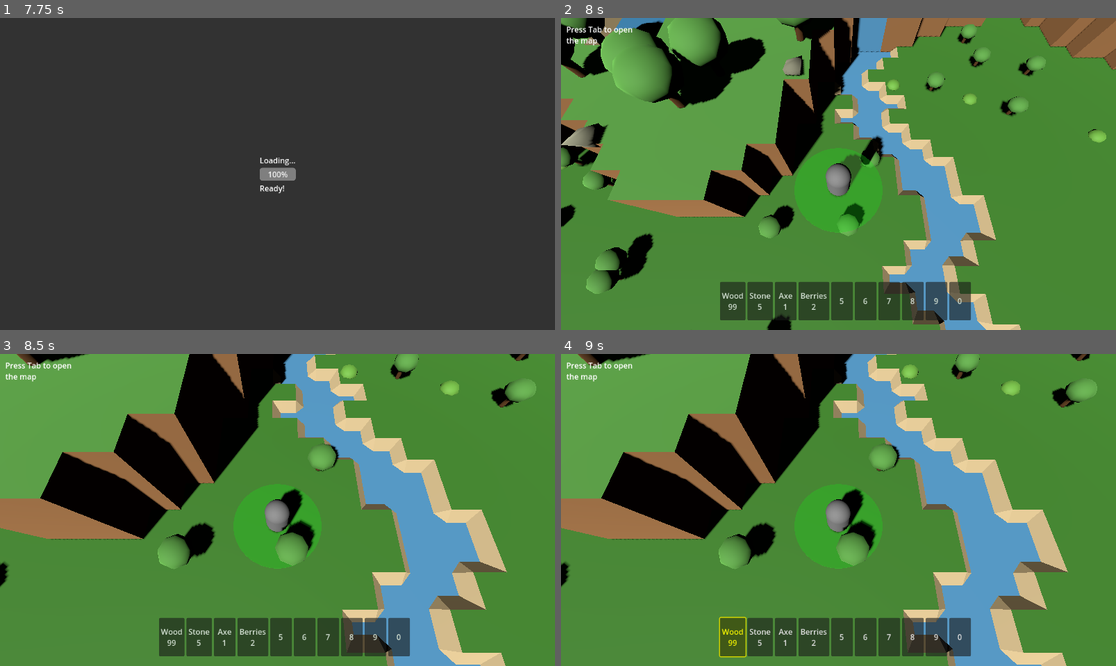
Above: before the commit, frames 1-4 (two rows, left to right).
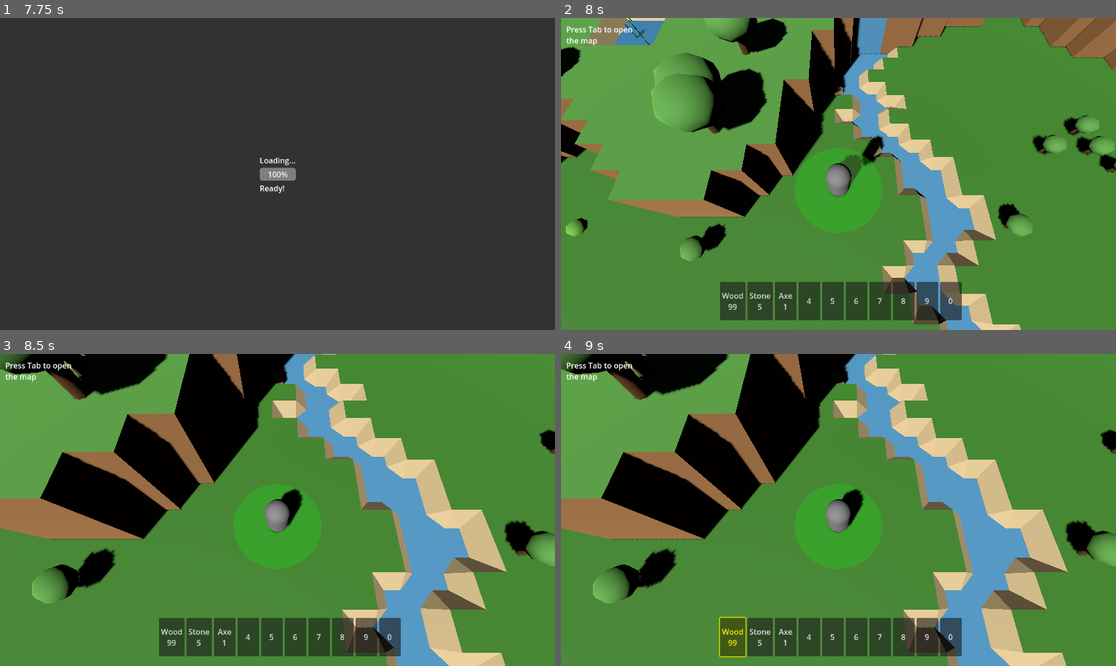
Above: after the commit, the same moments.

Repository: D1g1talfart/IslandGame
Game: Godot game, scene res://Main.tscn
Same seed, same stepped clock (60 frames per second), same inputs: the game is played once before the commit and once after it.
Inputs (mouse positions are in pixels of both pictures, inside the frame that each line leads up to):
- Up to frame 1 (7.75 s): click "New Island" at 0.5 s; tap Enter (ui_accept) at 1.25, 1.52, 1.82, 2, 3.5, 4.25, 5.75, 7.52 s; move the mouse to (399, 158) at 1.27 s; hold D (move_right) 1.28-2 s; tap F at 1.35, 5.85 s; click (399, 158) at 1.42 s; tap T at 1.55, 6.05 s; drag from (166, 189) to (249, 236) at 2.02 s; move the mouse to (333, 105) at 2.77 s; hold D (move_right) 2.78-3.5 s; tap Y at 2.85, 7.35 s; tap U at 3.05, 7.55 s; drag from (249, 236) to (111, 127) at 3.52 s; move the mouse to (444, 220) at 4.27 s; hold A (move_left) 4.28-5 s; hold Enter (ui_accept) 4.28-5 s; tap E at 4.35 s; drag from (111, 127) to (194, 96) at 5.02 s; move the mouse to (305, 174) at 5.77 s; hold S (move_backward) 5.78-6.5 s; click (305, 174) at 5.92 s; drag from (194, 96) to (166, 189) at 6.52 s; move the mouse to (399, 158) at 7.27 s; hold W (move_forward) from 7.28 s (still down)
- Up to frame 2 (8 s): keep holding W (move_forward); tap Enter (ui_accept) at 7.82 s
- Up to frame 3 (8.5 s): release W (move_forward) at 8 s; drag from (166, 525) to (249, 572) at 8.02 s
- Up to frame 4 (9 s): click "Wood 99" at 8.75 s

Frame 1 is identical in both runs. In frame 2, 16% of the frame differs, in the area x 0-100%, y 0-100%; in frame 3, 10%; in frame 4, 10%.

Commit message:
fixed desync between resource spawning and resource displaying resource collection system finished

Diff:
--- a/Gameworld.tscn
+++ b/Gameworld.tscn
@@ -197,7 +197,6 @@
 
 [node name="3D Renderer" type="Node3D" parent="."]
 script = ExtResource("26_f6w76")
-water_level_offset = -0.35
 
 [node name="Camera Controller" type="Node3D" parent="."]
 script = ExtResource("27_2xuep")
--- a/player.gd
+++ b/player.gd
@@ -216,6 +216,64 @@
 	if event.is_action_pressed("ui_accept") or (event is InputEventKey and event.pressed and event.keycode == KEY_E):
 		try_gather_resource()
 
+	if event is InputEventKey and event.pressed and event.keycode == KEY_F:
+		debug_resource_collection()
+
+	# Press T to see what resources the terrain manager thinks are nearby
+	if event is InputEventKey and event.pressed and event.keycode == KEY_T:
+		debug_terrain_resources()
+
+	if event is InputEventKey and event.pressed and event.keycode == KEY_Y:
+		if terrain_manager:
+			terrain_manager.sync_with_visual_spawner()
+
+	# Press U to force full resync (nuclear option)
+	if event is InputEventKey and event.pressed and event.keycode == KEY_U:
+		if terrain_manager:
+			terrain_manager.force_full_resync()
+
+func debug_resource_collection():
+	"""Debug what resources are nearby and why collection might fail"""
+	print("\n=== RESOURCE COLLECTION DEBUG ===")
+	print("Player position: ", global_position)
+
+	if not terrain_manager:
+		print("ERROR: No terrain manager!")
+		return
+
+	# Check resources in increasing ranges
+	var ranges = [1.0, 2.0, 3.0, 5.0, 10.0]
+	for range_val in ranges:
+		var nearby = terrain_manager.get_resources_near_position(global_position, range_val)
+		print("Range ", range_val, "m: ", nearby.size(), " resources")
+
+		for resource in nearby:
+			var distance = global_position.distance_to(resource.world_pos)
+			print("  - ", resource.type, " at ", resource.world_pos, " (", "%.2f" % distance, "m away)")
+
+	# Check what the visual spawner thinks
+	var resource_spawner = get_node_or_null("../ResourceSpawner")
+	if resource_spawner:
+		var visual_nearby = resource_spawner.get_resources_near_position(global_position, 5.0)
+		print("Visual resources in 5m: ", visual_nearby.size())
+		for visual in visual_nearby:
+			var distance = global_position.distance_to(visual.world_pos)
+			print("  - Visual ", visual.type, " at ", visual.world_pos, " (", "%.2f" % distance, "m away)")
+
+func debug_terrain_resources():
+	"""Debug terrain manager resource data"""
+	if not terrain_manager:
+		return
+
+	print("\n=== TERRAIN MANAGER RESOURCE DATA ===")
+	print("Total spawned resources: ", terrain_manager.spawned_resources.size())
+
+	# Show first few resources
+	for i in range(min(5, terrain_manager.spawned_resources.size())):
+		var res = terrain_manager.spawned_resources[i]
+		var distance = global_position.distance_to(res.world_pos)
+		print(i, ": ", res.type, " at ", res.world_pos, " (", "%.2f" % distance, "m away)")
+
 func toggle_terrain_debug():
 	"""Toggle terrain debug info"""
 	show_terrain_debug = !show_terrain_debug
@@ -280,51 +338,67 @@
 		print("No resources nearby")
 
 func try_gather_resource():
-	"""Gather resources when pressing E - IMPROVED VERSION"""
+	"""Gather resources when pressing E - FIXED VERSION"""
 	if not terrain_manager:
 		print("No terrain manager - can't collect resources")
 		return
 
-	var nearby_resources = terrain_manager.get_resources_near_position(global_position, 3.0)
+	print("\n--- Attempting to collect resource ---")
+	print("Player at: ", global_position)
+
+	# Use a more generous search range first
+	var search_range = 5.0
+	var collect_range = 2.5  # Actual collection range
+
+	var nearby_resources = terrain_manager.get_resources_near_position(global_position, search_range)
+	print("Found ", nearby_resources.size(), " resources within ", search_range, "m")
 
 	if nearby_resources.size() == 0:
-		print("No resources nearby to collect")
-		return
-
-	# Find closest resource
-	var closest_resource = null
-	var closest_distance = 999.0
+		print("No resources found nearby")
+		return
+
+	# Find closest collectible resource
+	var collectible_resources = []
 
 	for resource in nearby_resources:
 		var distance = global_position.distance_to(resource.world_pos)
-		if distance < closest_distance:
-			closest_distance = distance
-			closest_resource = resource
-
-	# Collect the closest resource
-	if closest_resource and closest_distance < 3.0:
-		print("Collecting ", closest_resource.type, " at distance ", "%.1f" % closest_distance, "m")
-		var drops = terrain_manager.collect_resource(closest_resource)
-
-		# Add all drops to inventory
-		var total_items_added = 0
-		var items_collected = []
-
-		for drop in drops:
-			if $InventoryManager.add_item(drop.item, "resource", drop.amount):
-				total_items_added += drop.amount
-				items_collected.append(str(drop.amount) + " " + drop.item)
-				print("+ ", drop.amount, " ", drop.item)
-			else:
-				print("Inventory full - couldn't collect ", drop.item)
-
-		if total_items_added > 0:
-			print("✓ Collected: ", ", ".join(items_collected))
+		print("Resource ", resource.type, " at distance ", "%.2f" % distance, "m")
+
+		if distance <= collect_range:
+			collectible_resources.append({
+				"resource": resource,
+				"distance": distance
+			})
+
+	if collectible_resources.size() == 0:
+		print("No resources within collection range (", collect_range, "m)")
+		print("Closest resource is ", "%.2f" % nearby_resources.map(func(r): return global_position.distance_to(r.world_pos)).min(), "m away")
+		return
+
+	# Sort by distance and take closest
+	collectible_resources.sort_custom(func(a, b): return a.distance < b.distance)
+	var closest = collectible_resources[0].resource
+
+	print("Collecting closest resource: ", closest.type, " at ", "%.2f" % collectible_resources[0].distance, "m")
+
+	# Collect it
+	var drops = terrain_manager.collect_resource(closest)
+
+	# Add to inventory
+	var total_items_added = 0
+	var items_collected = []
+
+	for drop in drops:
+		if $InventoryManager.add_item(drop.item, "resource", drop.amount):
+			total_items_added += drop.amount
+			items_collected.append(str(drop.amount) + " " + drop.item)
 		else:
-			print("✗ Couldn't collect anything - inventory might be full")
-
+			print("Inventory full - couldn't collect ", drop.item)
+
+	if total_items_added > 0:
+		print("✓ Successfully collected: ", ", ".join(items_collected))
 	else:
-		print("No resources close enough to collect (closest: ", "%.1f" % closest_distance, "m)")
+		print("✗ Failed to collect anything")
 
 func apply_environmental_damage():
 	"""Apply environmental effects like drowning, cold, etc."""
--- a/resource_spawner.gd
+++ b/resource_spawner.gd
@@ -46,13 +46,14 @@
 	if terrain_manager:
 		print("ResourceSpawner: Connected to TerrainManager")
 		terrain_manager.resource_spawned.connect(_on_resource_spawned)
-		# NEW: Connect to collection signal
 		terrain_manager.resource_collected.connect(_on_resource_collected)
 
-		# If resources already exist, create visuals for them
-		if terrain_manager.spawned_resources.size() > 0:
-			print("ResourceSpawner: Creating visuals for existing resources...")
-			create_all_existing_resource_visuals()
+		# Wait for terrain manager to be fully ready before creating visuals
+		if terrain_manager.current_island_data == null:
+			print("ResourceSpawner: Waiting for TerrainManager to initialize...")
+			terrain_manager.terrain_updated.connect(_on_terrain_ready)
+		else:
+			call_deferred("create_visuals_when_ready")
 	else:
 		print("ResourceSpawner: No TerrainManager found!")
 
@@ -61,6 +62,20 @@
 
 	# Create resource meshes and materials
 	setup_resource_visuals()
+
+func _on_terrain_ready():
+	"""Called when terrain manager finishes initializing"""
+	print("ResourceSpawner: Terrain ready, creating visuals...")
+	call_deferred("create_visuals_when_ready")
+
+func create_visuals_when_ready():
+	"""Create visuals only after terrain manager is ready"""
+	if terrain_manager and terrain_manager.spawned_resources.size() > 0:
+		# Clear any existing visuals first
+		clear_all_visuals()
+		# Create visuals for terrain manager's resources
+		create_all_existing_resource_visuals()
+		print("ResourceSpawner: Created visuals for ", terrain_manager.spawned_resources.size(), " resources")
 
 func find_player():
 	"""Find player reference for interactions"""
--- a/terrain_manager.gd
+++ b/terrain_manager.gd
@@ -206,6 +206,8 @@
 
 	if auto_spawn_on_terrain_load:
 		spawn_all_resources()
+		# NEW: Clean up any issues
+		call_deferred("cleanup_invalid_resources")
 
 	if enable_environmental_effects:
 		initialize_environmental_effects()
@@ -500,6 +502,123 @@
 		print("WARNING: Tried to collect resource that wasn't found in spawned_resources")
 
 	return drops
+
+func cleanup_invalid_resources():
+	"""Remove any invalid or duplicate resources from the spawned list"""
+	var original_count = spawned_resources.size()
+	var cleaned_resources = []
+	var seen_positions = {}
+
+	for resource in spawned_resources:
+		# Check if resource data is valid
+		if not resource.has("type") or not resource.has("world_pos"):
+			print("TerrainManager: Removing invalid resource data")
+			continue
+
+		# Check for duplicates at same position
+		var pos_key = str(resource.world_pos.round())  # Round to avoid floating point issues
+		if seen_positions.has(pos_key):
+			print("TerrainManager: Removing duplicate resource at ", resource.world_pos)
+			continue
+
+		seen_positions[pos_key] = true
+		cleaned_resources.append(resource)
+
+	spawned_resources = cleaned_resources
+	var removed_count = original_count - cleaned_resources.size()
+
+	if removed_count > 0:
+		print("TerrainManager: Cleaned up ", removed_count, " invalid/duplicate resources")
+
+# ============================================================================
+# RESOURCE SYNCHRONIZATION (NEW)
+# ============================================================================
+
+func sync_with_visual_spawner():
+	"""Sync resource data with visual spawner to fix mismatches"""
+	var resource_spawner = get_node_or_null("../ResourceSpawner")
+	if not resource_spawner:
+		resource_spawner = get_tree().get_first_node_in_group("resource_spawner")
+
+	if not resource_spawner:
+		print("TerrainManager: No ResourceSpawner found for sync")
+		return
+
+	print("\n=== SYNCING RESOURCES ===")
+	print("Before sync:")
+	print("- TerrainManager has ", spawned_resources.size(), " data resources")
+	print("- ResourceSpawner has ", resource_spawner.spawned_visual_resources.size(), " visual resources")
+
+	# Create data for visual resources that don't have data
+	for visual_resource in resource_spawner.spawned_visual_resources:
+		var data_exists = false
+
+		# Check if we already have data for this visual
+		for data_resource in spawned_resources:
+			var distance = visual_resource.world_pos.distance_to(data_resource.world_pos)
+			if distance < 0.5 and visual_resource.type == data_resource.type:
+				data_exists = true
+				break
+
+		# If no data exists, create it
+		if not data_exists:
+			print("Creating missing data for visual ", visual_resource.type, " at ", visual_resource.world_pos)
+			var tile_pos = world_pos_to_tile_pos(visual_resource.world_pos)
+			var resource_data = {
+				"type": visual_resource.type,
+				"world_pos": visual_resource.world_pos,
+				"tile_pos": tile_pos,
+				"spawn_time": Time.get_ticks_msec()
+			}
+			spawned_resources.append(resource_data)
+
+	# Remove visuals that don't have data (optional - or we could create data for them)
+	var visuals_to_remove = []
+	for i in range(resource_spawner.spawned_visual_resources.size() - 1, -1, -1):
+		var visual_resource = resource_spawner.spawned_visual_resources[i]
+		var has_data = false
+
+		for data_resource in spawned_resources:
+			var distance = visual_resource.world_pos.distance_to(data_resource.world_pos)
+			if distance < 0.5 and visual_resource.type == data_resource.type:
+				has_data = true
+				break
+
+		# Comment out this section if you want to keep visuals and create data instead
+		if not has_data:
+			visuals_to_remove.append(i)
+
+	# Remove orphaned visuals (if wanted)
+	for i in visuals_to_remove:
+		var visual = resource_spawner.spawned_visual_resources[i]
+		if is_instance_valid(visual.visual_node):
+			visual.visual_node.queue_free()
+		resource_spawner.spawned_visual_resources.remove_at(i)
+
+	print("After sync:")
+	print("- TerrainManager has ", spawned_resources.size(), " data resources")
+	print("- ResourceSpawner has ", resource_spawner.spawned_visual_resources.size(), " visual resources")
+	print("=== SYNC COMPLETE ===\n")
+
+func force_full_resync():
+	"""Nuclear option - completely rebuild resource system"""
+	print("TerrainManager: FULL RESYNC - clearing and rebuilding everything")
+
+	# Clear all data
+	spawned_resources.clear()
+
+	# Clear all visuals
+	var resource_spawner = get_node_or_null("../ResourceSpawner")
+	if not resource_spawner:
+		resource_spawner = get_tree().get_first_node_in_group("resource_spawner")
+
+	if resource_spawner:
+		resource_spawner.clear_all_visuals()
+
+	# Respawn everything fresh
+	spawn_all_resources()
+
+	print("TerrainManager: Full resync complete - ", spawned_resources.size(), " resources spawned")
 
 # ============================================================================
 # ENVIRONMENTAL EFFECTS SYSTEM
